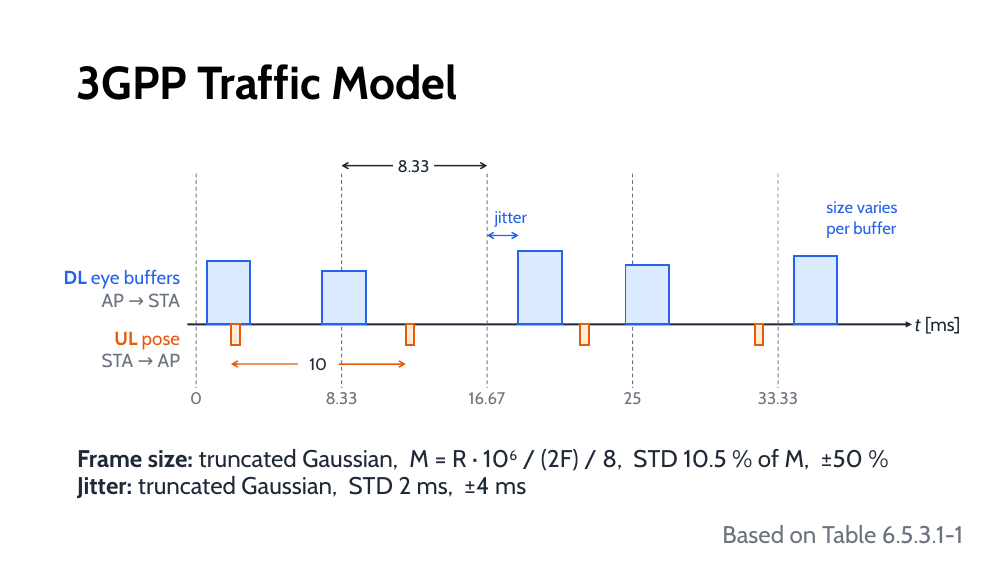
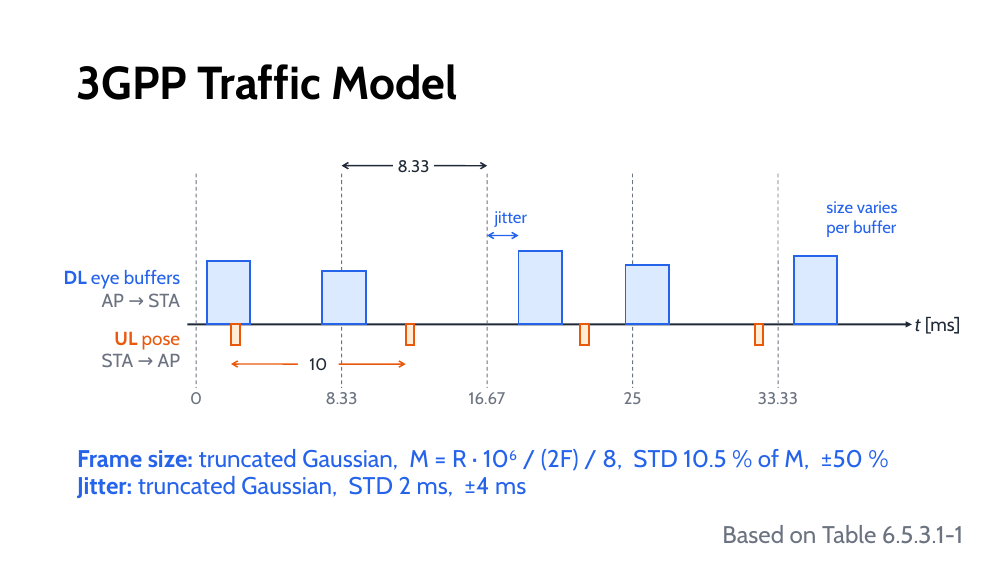
Before and after one commit to sascha271828/MWN-2026-F11502002-Sascha, a slide deck: slide 5 of A2-ns3-setup/slides/F11502002-Sascha-slides.pptx. Drawn at 1008x567 pixels with LibreOffice and Linux fonts; fonts in the diff are those of the drawing. Boxes give left, top, right and bottom in pixels: in the first picture for what was removed or moved away, otherwise in the second. Text is boxed around its words. In the diff, an @@ line names an element or a change of style, - is before the commit and + after.

```diff
--- a/A2-ns3-setup/slides/F11502002-Sascha-slides.pptx
+++ b/A2-ns3-setup/slides/F11502002-Sascha-slides.pptx
@@ text "Frame size: truncated Gaussian, M ..." at (77,449,863,471): text colour #1F2937 to #2563EB @@
@@ text "Jitter: truncated Gaussian, STD 2 ..." at (77,476,526,498): text colour #1F2937 to #2563EB @@
```
Also in this commit, not shown: 3 other slides changed, 3 slides added, 1 slide removed, 2 other files.
